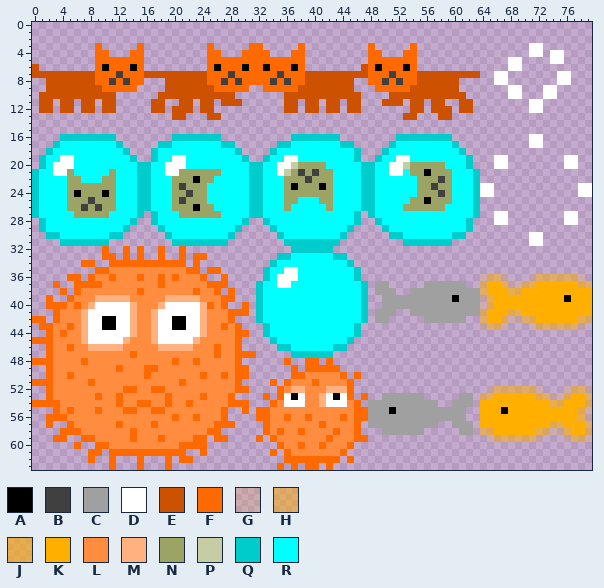
Two states of a sprite sheet, sprites.png. Above: the version before the commit.
The file is 80x64 pixels. Colours within 5 levels of each other are drawn and written as one.
Palette (. is transparent): A #000000  B #404040  C #a0a0a0  D #ffffff  E #cc5100  F #ff6a00  G #ffae0026  H #ffaf007c  J #ffaf009c  K #ffaf00  L #ff8c3f  M #ffb27f  N #9ba464  P #c6cca3  Q #00cccc  R #00ffff
And afterwards:
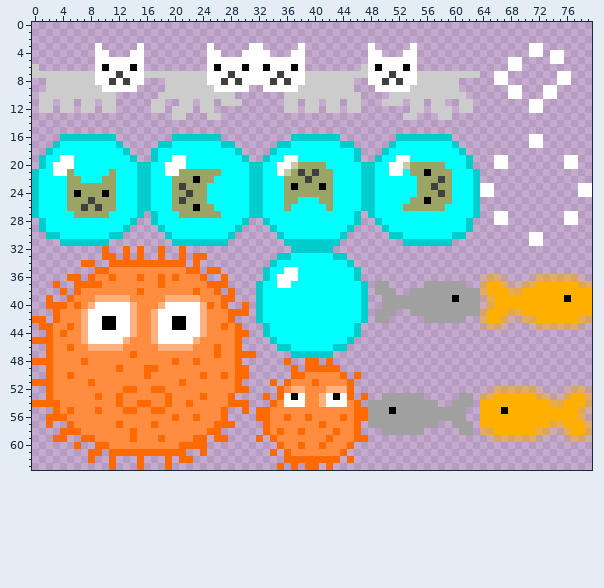
Difference:
colour E: #cc5100 -> #cccccc
y 3: x 9 F -> D; x 15 F -> D; x 25 F -> D; x 31..32 FF -> DD; x 38 F -> D; x 48 F -> D; x 54 F -> D
y 4: x 9..10 FF -> DD; x 14..15 FF -> DD; x 25..26 FF -> DD; x 30..33 FFFF -> DDDD; x 37..38 FF -> DD; x 48..49 FF -> DD; x 53..54 FF -> DD
y 5: x 9..15 FFFFFFF -> DDDDDDD; x 25..38 FFFFFFFFFFFFFF -> DDDDDDDDDDDDDD; x 48..54 FFFFFFF -> DDDDDDD
y 6: x 9 F -> D; x 11..13 FFF -> DDD; x 15 F -> D; x 25 F -> D; x 27..29 FFF -> DDD; x 31..32 FF -> DD; x 34..36 FFF -> DDD; x 38 F -> D; x 48 F -> D; x 50..52 FFF -> DDD; x 54 F -> D
y 7: x 9..11 FFF -> DDD; x 13..15 FFF -> DDD; x 25..27 FFF -> DDD; x 29..34 FFFFFF -> DDDDDD; x 36..38 FFF -> DDD; x 48..50 FFF -> DDD; x 52..54 FFF -> DDD
y 8: x 9..10 FF -> DD; x 12 F -> D; x 14..15 FF -> DD; x 25..26 FF -> DD; x 28 F -> D; x 30..33 FFFF -> DDDD; x 35 F -> D; x 37..38 FF -> DD; x 48..49 FF -> DD; x 51 F -> D; x 53..54 FF -> DD
y 9: x 10..14 FFFFF -> DDDDD; x 26..30 FFFFF -> DDDDD; x 33..37 FFFFF -> DDDDD; x 49..53 FFFFF -> DDDDD
